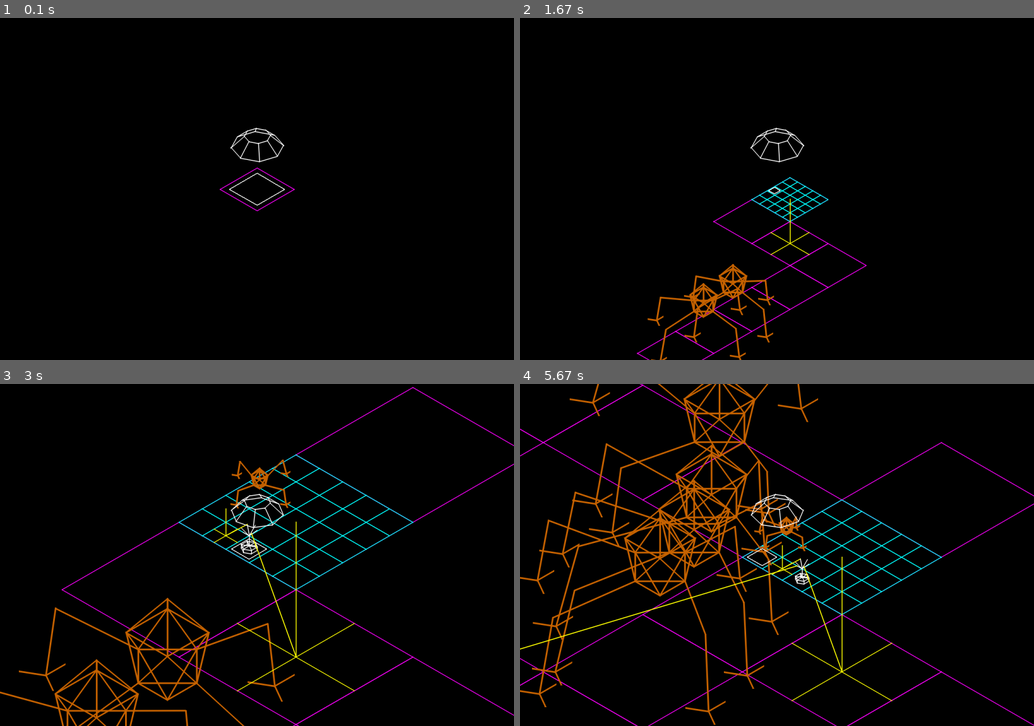
Above: before the commit, frames 1-4 (two rows, left to right).
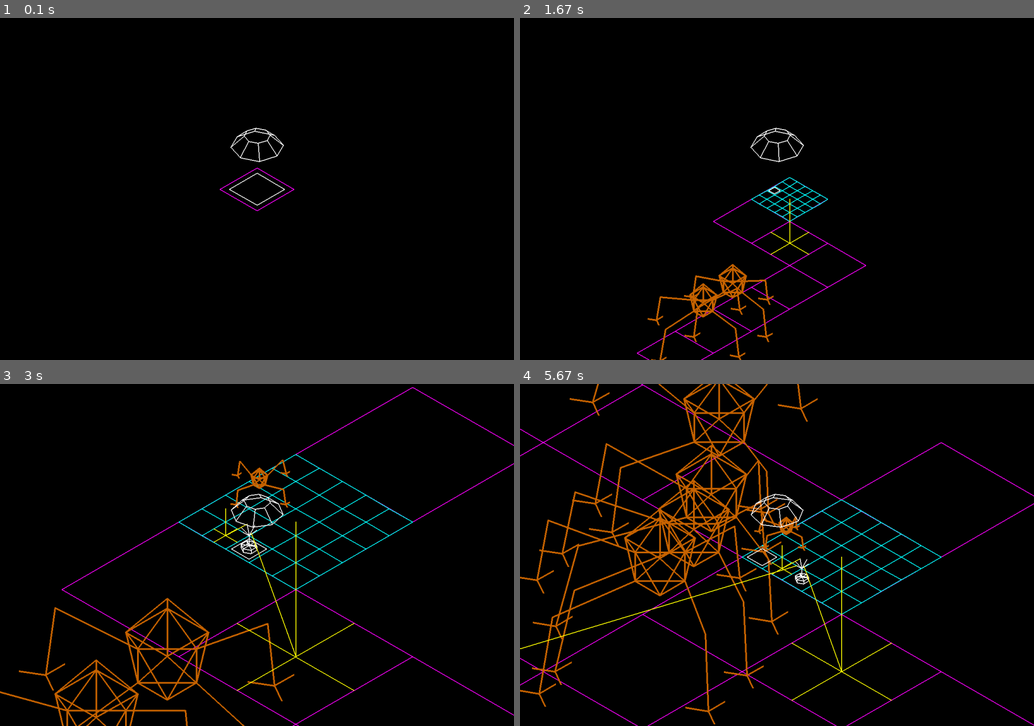
Above: after the commit, the same moments.

Repository: MathewKJ2048/pygame-jam-spring-2025
Game: pygame game, started from src/backup.py
The game is run twice, just before and just after one commit, with the same random seed, the same clock (stepped at 60 frames per second) and the same inputs.
Inputs:
- Up to frame 1 (0.1 s): no input
- Up to frame 2 (1.67 s): tap B at 0.33, 0.82 s; hold Right 0.67-1.13 s; hold Up 1.17-1.47 s; tap E at 1.32 s; hold Right from 1.5 s (still down); tap S at 1.65 s
- Up to frame 3 (3 s): release Right at 1.97 s; hold Left 2-2.53 s; tap B at 2.15 s; hold Down 2.57-2.87 s; tap E at 2.72 s; tap T at 2.9 s
- Up to frame 4 (5.67 s): hold Left 3.23-3.63 s; tap B at 3.38, 4.88 s; hold Up 3.67-4.03 s; tap E at 3.82, 5.28 s; hold Right 4.07-4.7 s; tap S at 4.22 s; hold Down 4.73-5.1 s; hold Left 5.13-5.6 s; hold Right from 5.63 s (still down)

The runs differ from the first frame. In frame 1, 0.2% of the frame differs, in the area x 42-58%, y 32-57%; in frame 2, 1.7%; in frame 3, 4.2%; in frame 4, 6.4%, in the area x 0-100%, y 0-100%.

Commit message:
optimized rendering occlusion

Diff:
--- a/src/render.py
+++ b/src/render.py
@@ -37,7 +37,7 @@
 def draw_line(surface,pp,color,width):
 	pp = clip_point_pair(pp)
 	if pp:
-		pygame.draw.aaline(surface,color,pp[0],pp[1],width=width)
+		pygame.draw.line(surface,color,pp[0],pp[1],width=width)
 
 
 def project(r,game):
@@ -109,12 +109,15 @@
 	def filter_list_objects(lobj):
 		filtered = []
 		for o in lobj:
+			if (o.r-game.camera).length() > o.size()*(SUBDIVISION**game.camera_level)*10:
+				continue
 			if o.level <= game.camera_level+3:
 				filtered.append(o)
 		return filtered
 
 	spaces = filter_list_objects(game.spaces)
 	objects = filter_list_objects(game.objects)
+	log("number rendered",len(spaces)+len(objects))
 
 	def key(s):
 		return s.level
--- a/src/shader_code.py
+++ b/src/shader_code.py
@@ -22,13 +22,30 @@
 #version 330 core
 
 uniform sampler2D sceneTexture;
-uniform sampler2D brightTexture;
+
+uniform float weight[5] = float[](0.227027, 0.1945946, 0.1216216, 0.054054, 0.016216);
 
 in vec2 uvs;
 out vec4 fragColor;
 
+
 void main() {
 
+	vec2 texOffset = 1.0 / textureSize(sceneTexture, 0);
+
+	vec3 originalColor = texture(sceneTexture, uvs).rgb;
+	vec3 newColor = originalColor * (weight[0]*weight[0]);
+	int N = 5;
+	for(int i=1;i<N;++i)for(int j=1;j<N;++j)
+	{
+		vec2 ri = vec2(texOffset.x , 0.0);
+		vec2 rj = vec2(0.0, texOffset.y);
+		newColor += texture(sceneTexture, uvs + i*ri + j*rj).rgb * weight[i] * weight[j];
+		newColor += texture(sceneTexture, uvs - i*ri + j*rj).rgb * weight[i] * weight[j];
+		newColor += texture(sceneTexture, uvs + i*ri - j*rj).rgb * weight[i] * weight[j];
+		newColor += texture(sceneTexture, uvs - i*ri - j*rj).rgb * weight[i] * weight[j];
+	}
+	fragColor = vec4(4*(newColor.x+newColor.y+newColor.z)*newColor.xyz+originalColor, 1.0);
 
 	// vec2 r = uvs.xy;
     // fragColor = vec4(texture(sceneTexture, r.xy).rgb, 1.0);
